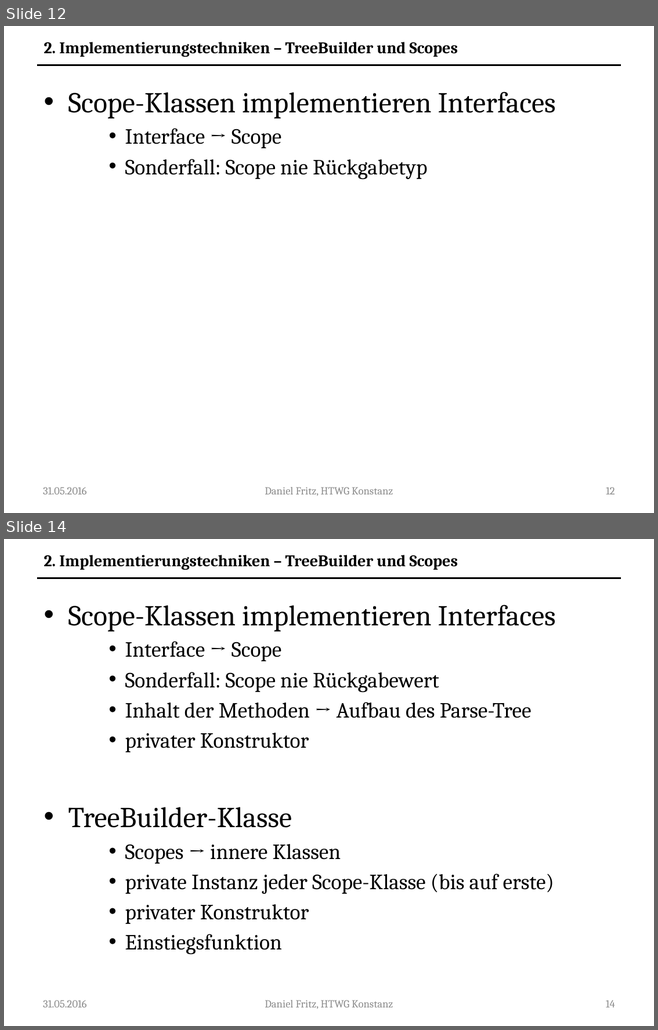
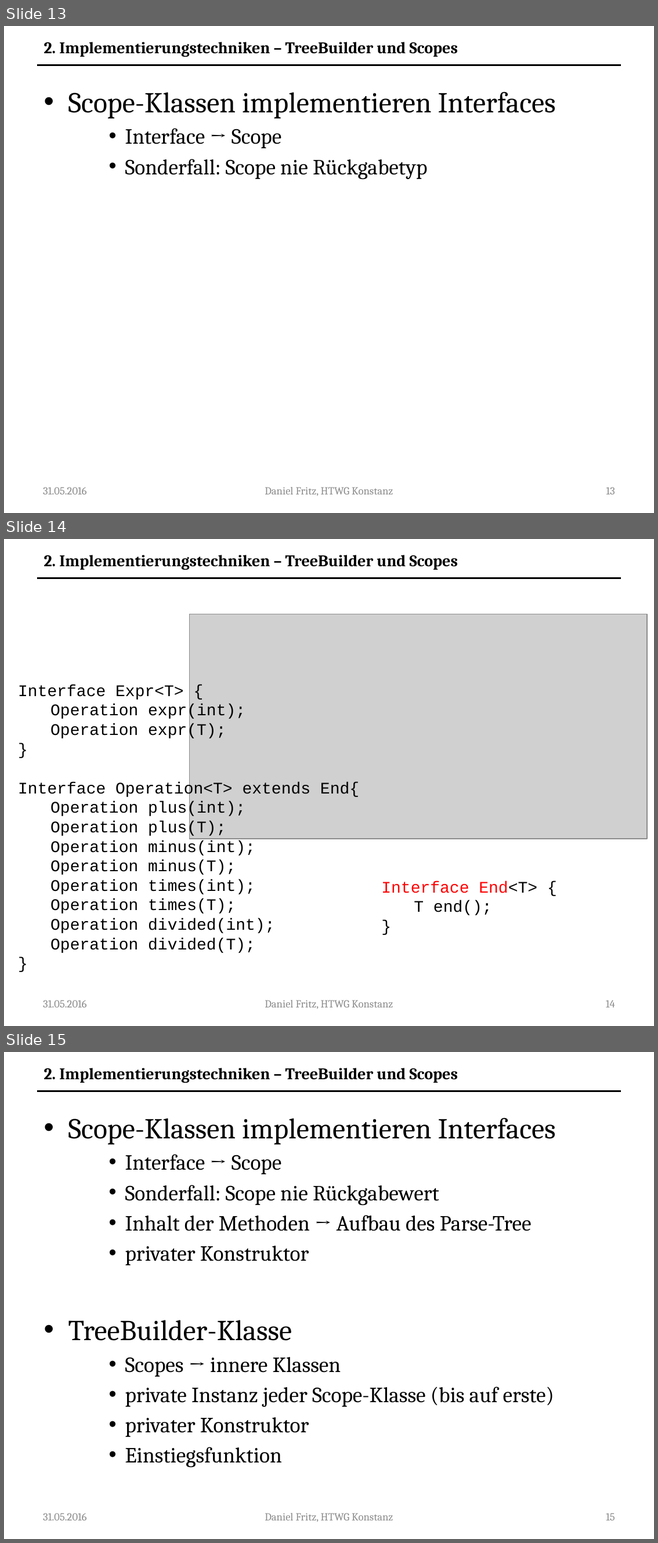
Before and after one commit to Guldenbart/MA, a slide deck: ppt/MA.pptx. Shown one above the other, each under a label of ours: slides 12 and 14 before the commit, slides 13, 14 and 15 after it; the slides between them are not shown. The pictures are 658x1030 and 658x1543 pixels, drawn with LibreOffice and Linux fonts; fonts in the diff are those of the drawing; grey boxes stand for pictures. Boxes give left, top, right and bottom in pixels: in the first picture for what was removed or moved away, otherwise in the second. Text is boxed around its words. In the diff, an @@ line names an element or a change of style, - is before the commit and + after.

```diff
--- a/ppt/MA.pptx
+++ b/ppt/MA.pptx
@@ slide 14 added at [4,539,654,1026], background #FFFFFF; not listed: 1 template element that a slide beside it also shows @@
@@ text added at [44,555,458,570], 18 pt, text #000000, bold @@
+2. Implementierungstechniken – TreeBuilder und Scopes
@@ picture added at [189,614,647,839] @@
@@ text added at [18,685,359,953], 18 pt, text #000000 @@
+Interface Expr<T> {
+  Operation expr(int);
+  Operation expr(T);
+}
+Interface Operation<T> extends End{
+  Operation plus(int);
+  Operation plus(T);
+  Operation minus(int);
+  Operation minus(T);
+  Operation times(int);
+  Operation times(T);
+  Operation divided(int);
+  Operation divided(T);
+}
@@ text added at [381,881,537,915], 18 pt, text #FF0000 @@
+Interface End<T> {
+  T end();
+}
@@ text added at [43,1000,86,1008], 12 pt, text #8C8C8C @@
+31.05.2016
@@ text added at [264,1000,393,1009], 12 pt, text #8C8C8C @@
+Daniel Fritz, HTWG Konstanz
@@ page number added at [605,1000,615,1008], 12 pt, text #8C8C8C @@
+14
@@ what was slide 12 is now slide 13 @@
@@ page number at [605,487,614,495]: text changed @@
-12
+13
@@ what was slide 14 is now slide 15 @@
@@ page number at [605,1513,615,1521]: text changed @@
-14
+15
```
Also in this commit, not shown: 13 slides changed, 10 other slides added.
